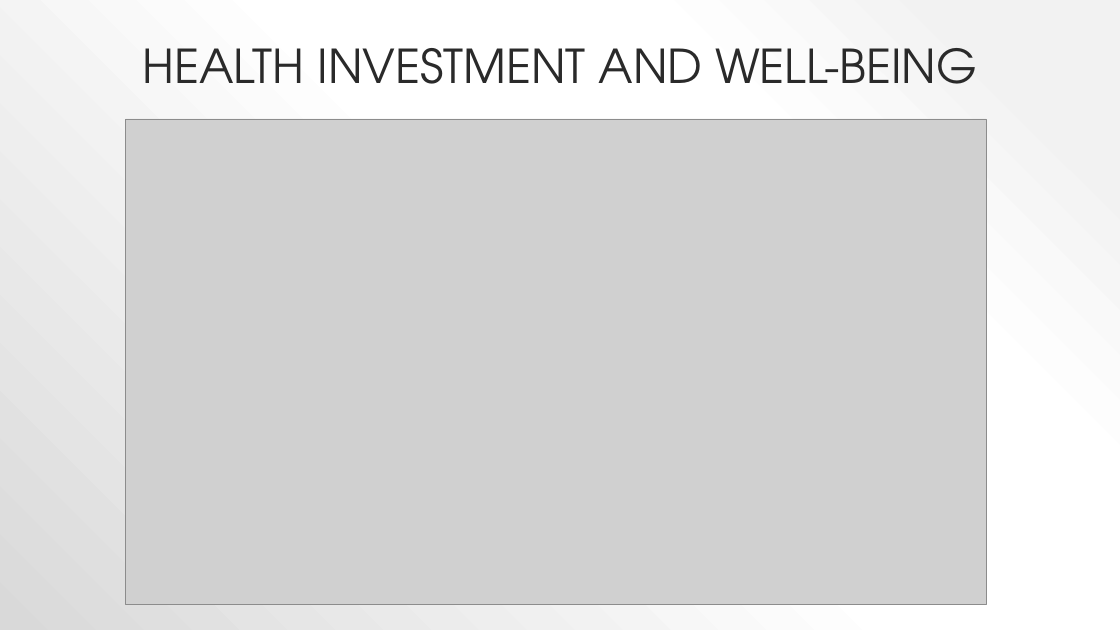
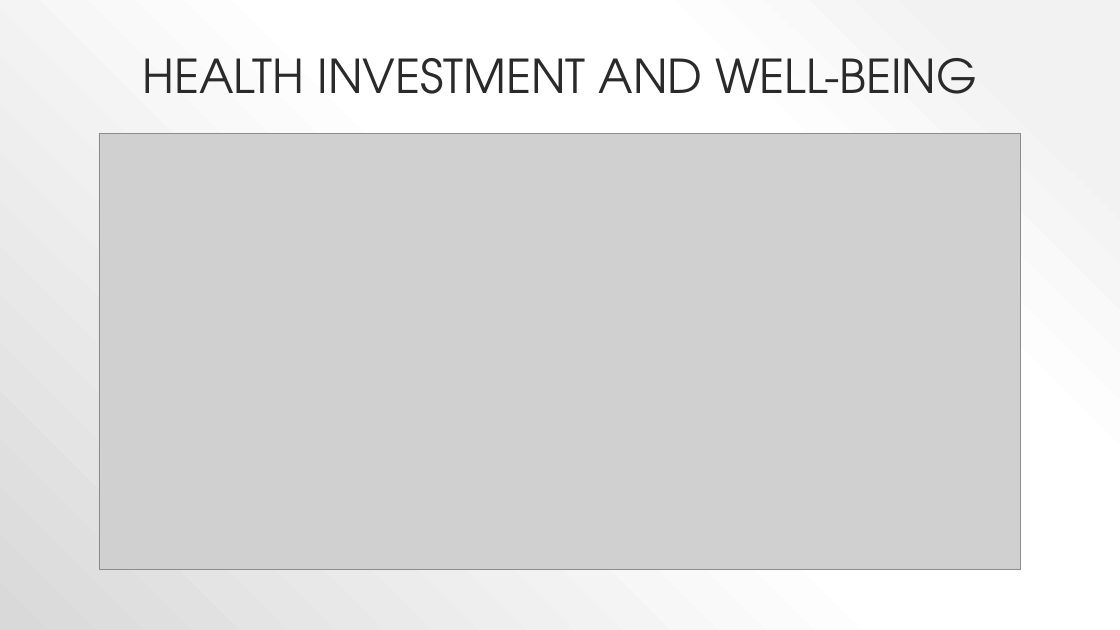
Before and after one commit to bgizzle78/C11_Capstone, a slide deck: slide 8 of presentation/global_happiness_c11_capstone.pptx. Drawn at 1120x630 pixels with LibreOffice and Linux fonts; fonts in the diff are those of the drawing; grey boxes stand for pictures. Boxes give left, top, right and bottom in pixels: in the first picture for what was removed or moved away, otherwise in the second. Text is boxed around its words. In the diff, an @@ line names an element or a change of style, - is before the commit and + after.

```diff
--- a/presentation/global_happiness_c11_capstone.pptx
+++ b/presentation/global_happiness_c11_capstone.pptx
@@ title "HEALTH INVESTMENT AND WELL-BEING": place and size @@
-title "HEALTH INVESTMENT AND WELL-BEING" at bbox=[142, 48, 978, 84]
+title "HEALTH INVESTMENT AND WELL-BEING" at bbox=[142, 58, 978, 94]
@@ picture: place and size @@
-picture at bbox=[126, 119, 986, 605]
+picture at bbox=[99, 133, 1021, 570]
```
Also in this commit, not shown: 10 other slides changed, 2 other files.
